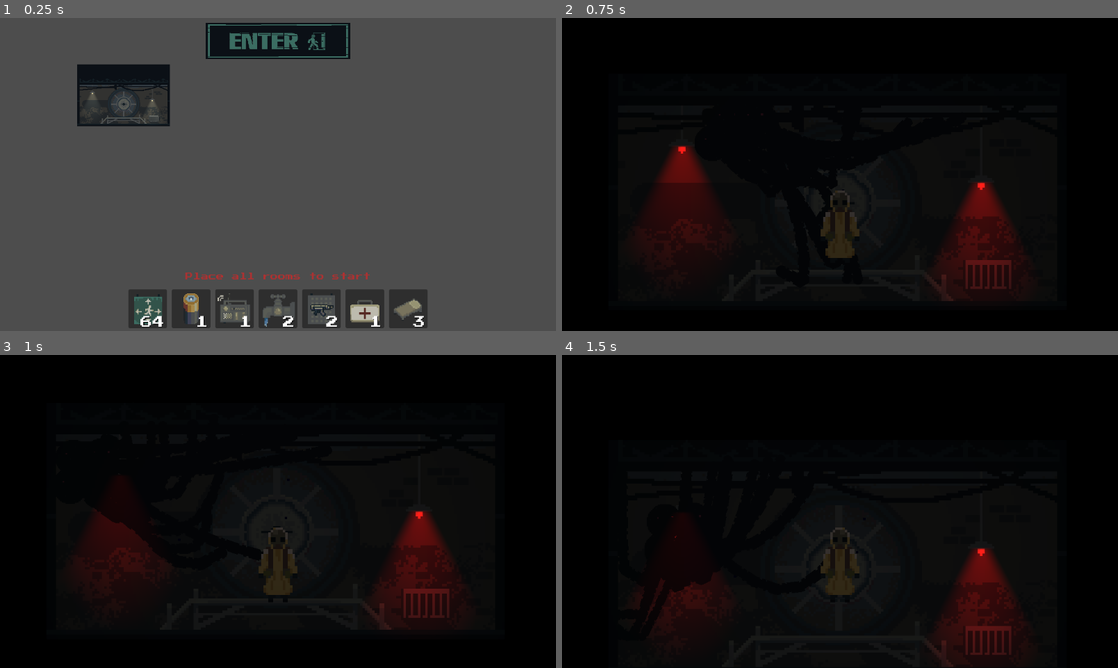
Above: before the commit, frames 1-4 (two rows, left to right).
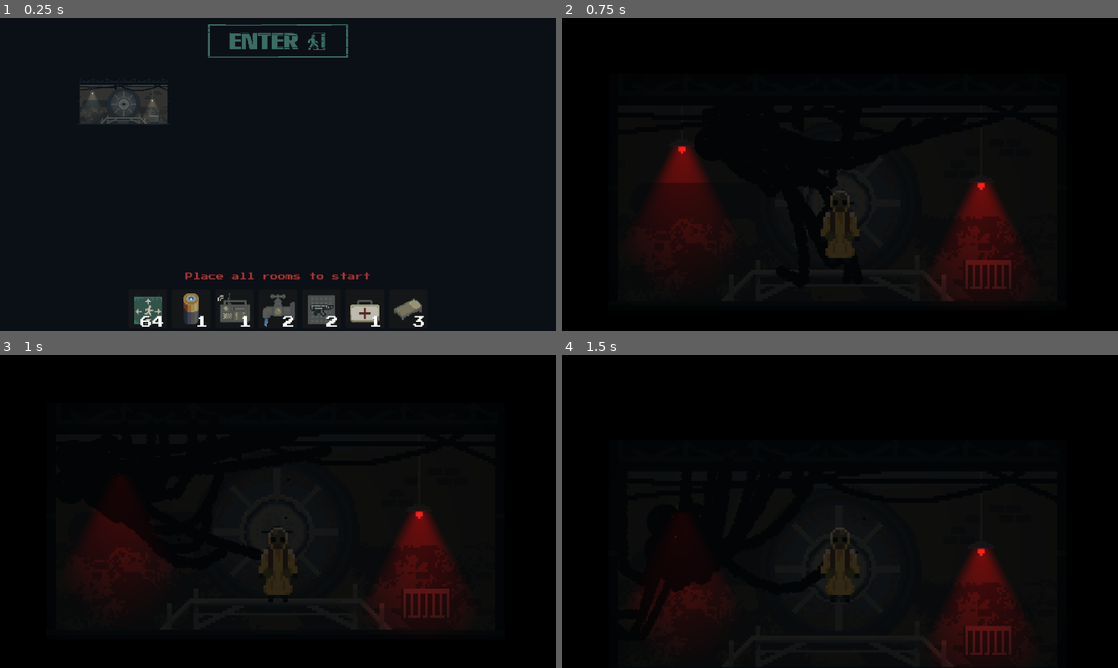
Above: after the commit, the same moments.

Repository: BearWithMePlease/spooky
Game: Godot game, scene res://scenes/bunker_builder.tscn
The game is run twice, just before and just after one commit, with the same random seed, the same clock (stepped at 60 frames per second) and the same inputs. Sound files missing from this copy of the repository are replaced by a short silence.
Inputs (mouse positions are in pixels of both pictures, inside the frame that each line leads up to):
- Up to frame 1 (0.25 s): no input
- Up to frame 2 (0.75 s): click (840, 39) at 0.5 s
- Up to frame 3 (1 s): no input
- Up to frame 4 (1.5 s): tap Enter (ui_accept) at 1.25 s; move the mouse to (962, 495) at 1.27 s; press the mouse at (962, 495) at 1.28 s; hold D (Right) from 1.28 s (still down)

The runs differ from the first frame. In frame 1, 91% of the frame differs, in the area x 0-100%, y 0-100%; in frame 2, nothing differs; in frame 3, nothing differs; in frame 4, nothing differs.

Commit message:
bgm added audio, and bg

Diff:
--- a/project.godot
+++ b/project.godot
@@ -173,3 +173,4 @@
 textures/canvas_textures/default_texture_filter=0
 renderer/rendering_method="gl_compatibility"
 renderer/rendering_method.mobile="gl_compatibility"
+environment/defaults/default_clear_color=Color(0.0431373, 0.0627451, 0.0862745, 1)
--- a/scenes/bunker_builder.tscn
+++ b/scenes/bunker_builder.tscn
@@ -1,10 +1,13 @@
-[gd_scene load_steps=13 format=3 uid="uid://dmkhp5el2xbu7"]
+[gd_scene load_steps=16 format=3 uid="uid://dmkhp5el2xbu7"]
 
 [ext_resource type="Script" path="res://scripts/modules.gd" id="1_oercy"]
 [ext_resource type="Script" path="res://scripts/builder_camera.gd" id="1_omeyi"]
 [ext_resource type="PackedScene" uid="uid://c8k2daifrhtu" path="res://prefab/modules/default.tscn" id="2_6atq6"]
 [ext_resource type="FontFile" uid="uid://gosmfve4h532" path="res://imgs/PressStart2P-Regular.ttf" id="3_m2d0g"]
 [ext_resource type="Texture2D" uid="uid://fs5tafk47xm0" path="res://imgs/enter_bunker_button.png" id="3_xxcws"]
+[ext_resource type="AudioStream" uid="uid://conod1y0c6u5o" path="res://audio/sfx/bgm/epic-drums-216819.mp3" id="6_s2b5s"]
+[ext_resource type="AudioStream" uid="uid://cq0aoj3eo5ihp" path="res://audio/sfx/place-100513.mp3" id="7_olffh"]
+[ext_resource type="AudioStream" uid="uid://cqujveclb2mxe" path="res://audio/sfx/place-100513 unplace.mp3" id="8_5yx7n"]
 
 [sub_resource type="Gradient" id="Gradient_w1qyx"]
 offsets = PackedFloat32Array(0.442257)
@@ -119,6 +122,17 @@
 color_invalid_hover_spot = Color(0.69963, 0.13647, 0.142437, 1)
 animation_duration = 0.1
 
+[node name="AudioStreamPlayer" type="AudioStreamPlayer" parent="."]
+stream = ExtResource("6_s2b5s")
+volume_db = -33.103
+bus = &"Music"
+
+[node name="AudioStreamPlayer2" type="AudioStreamPlayer" parent="."]
+stream = ExtResource("7_olffh")
+
+[node name="AudioStreamPlayer3" type="AudioStreamPlayer" parent="."]
+stream = ExtResource("8_5yx7n")
+
 [connection signal="pressed" from="GUI/Confirm_Button" to="GUI/Modules" method="on_confirm_build"]
 [connection signal="mouse_entered" from="GUI/Modules" to="GUI/Modules" method="mouse_gui_status" binds= [true]]
 [connection signal="mouse_exited" from="GUI/Modules" to="GUI/Modules" method="mouse_gui_status" binds= [false]]
--- a/scenes/main_scene.tscn
+++ b/scenes/main_scene.tscn
@@ -815,7 +815,7 @@
 position = Vector2(0, 4.666)
 texture = ExtResource("6_qws5h")
 hframes = 23
-frame = 10
+frame = 9
 
 [node name="AudioStreamPlayer" type="AudioStreamPlayer" parent="Player/body3"]
 stream = ExtResource("36_5chg8")
--- a/scripts/modules.gd
+++ b/scripts/modules.gd
@@ -132,6 +132,8 @@
 	grid_position = GRID_SIZE * entry_position
 	on_build_module()
 	check_finished_building(0.01)
+	$"../../AudioStreamPlayer".stream.loop = true
+	$"../../AudioStreamPlayer".play()
 
 # Called every frame. 'delta' is the elapsed time since the previous frame.
 func _process(delta: float) -> void:
@@ -359,6 +361,9 @@
 		mover_direction |= direction
 
 	return mover_direction
+
+
+var firstBuilding = true
 
 func on_build_module():
 	# Instantiate module prefab
@@ -387,6 +392,10 @@
 		on_module_type_select(ModuleType.CORRIDOR)
 		mover.position.y += 2 * GRID_SIZE
 
+	if !firstBuilding:
+		$"../../AudioStreamPlayer2".play()
+	firstBuilding = false
+
 func on_undo_build_module(grab_item:bool):
 	# Instantiate module prefab
 	var current_module = grid.get(get_grid_id(grid_position)) as GridModule
@@ -432,6 +441,7 @@
 
 	check_all_connected()
 	force_update = true
+	$"../../AudioStreamPlayer3".play()
 
 func check_all_connected():
 	# Set all grid nodes to not connected
Not shown, added: audio/sfx/bgm/epic-drums-216819.mp3.import
Not shown, added: audio/sfx/place-100513 unplace.mp3.import
Not shown, added: audio/sfx/place-100513.mp3.import
Not shown, added: audio/sfx/bgm/epic-drums-216819.mp3
Not shown, added: audio/sfx/place-100513 unplace.mp3
Not shown, added: audio/sfx/place-100513.mp3
